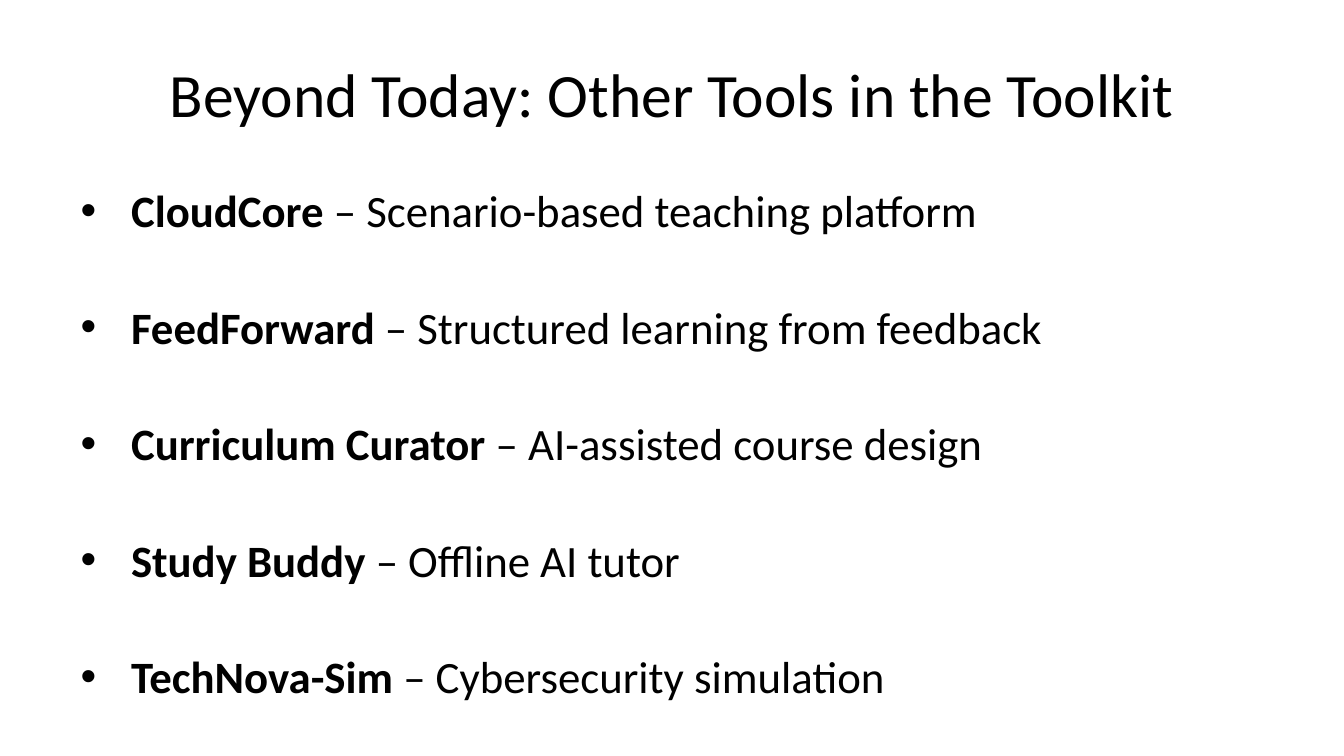
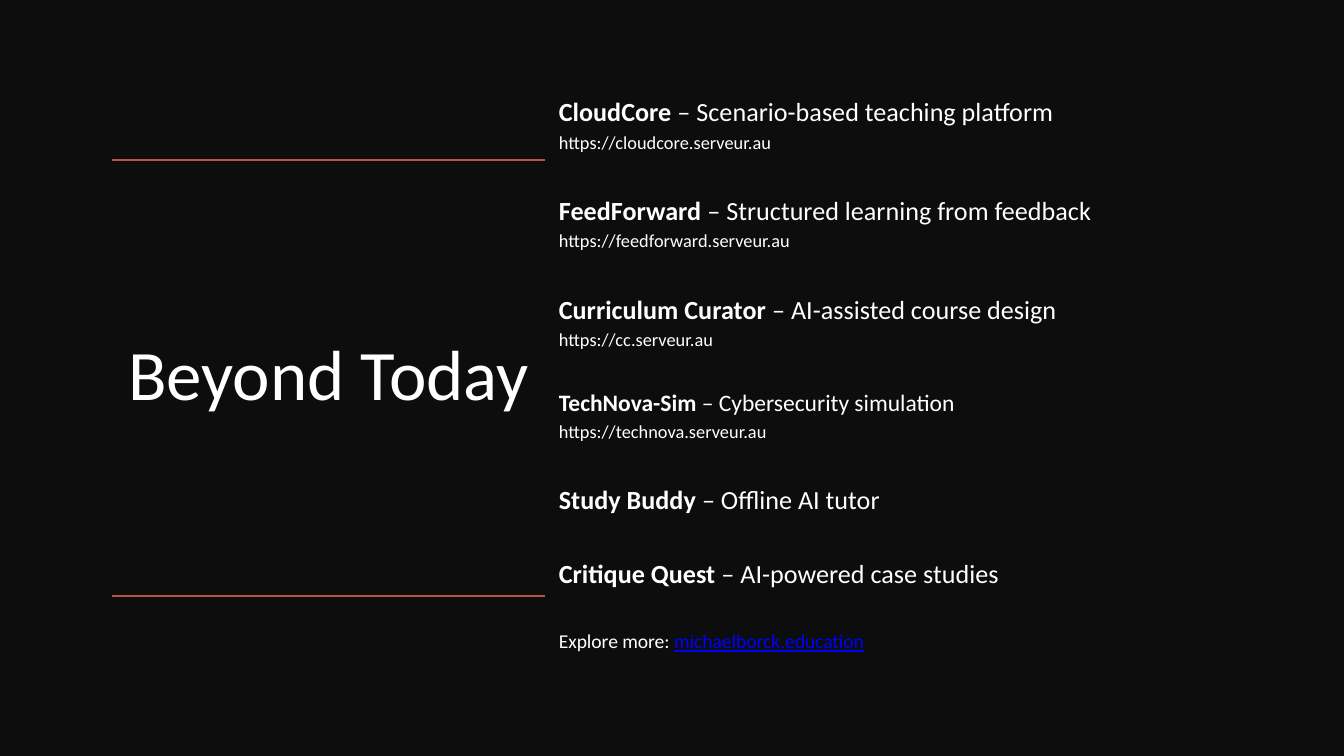
Before and after one commit to michaelborck-education/michaelborck.education, a slide deck: slide 8 of ai/downloads/presentation.pptx (slide 9 before the commit). Drawn at 1344x756 pixels with LibreOffice and Linux fonts; fonts in the diff are those of the drawing. Boxes give left, top, right and bottom in pixels: in the first picture for what was removed or moved away, otherwise in the second. Text is boxed around its words. In the diff, an @@ line names an element or a change of style, - is before the commit and + after.

```diff
--- a/ai/downloads/presentation.pptx
+++ b/ai/downloads/presentation.pptx
@@ rectangle added at [0,0,1344,755], fill #0D0D0D @@
@@ text "CloudCore – Scenario-based teaching platform": place and size @@
-text "CloudCore – Scenario-based teaching platform" at [131,195,1042,694]
+text "CloudCore – Scenario-based teaching platform" at [559,102,1091,652]
@@ text "CloudCore – Scenario-based teaching platform" at [559,102,1091,652]: vertical alignment top to middle @@
@@ text at [559,102,1091,652]: size 24 to 14 pt in "CloudCore – Scenario-based teaching platform", "FeedForward – Structured learning from feedback", "Curriculum Curator – AI-assisted course design", "Study Buddy – Offline AI tutor" and 1 more places; text colour #000000 to #FFFFFF in "CloudCore – Scenario-based teaching platform", "FeedForward – Structured learning from feedback", "Curriculum Curator – AI-assisted course design", "Study Buddy – Offline AI tutor" and 2 more places; size 24 to 10.5 pt in "Explore more: michaelborck.education"; bullet • to none; less space between paragraphs @@
@@ text at [559,136,771,152]: paragraph added @@
+https://cloudcore.serveur.au
@@ line added from (546, 160) to (112, 160), #C0504D 1 pt @@
@@ text at [559,234,790,250]: paragraph added @@
+https://feedforward.serveur.au
@@ title at [128,350,529,412]: text changed; size 33 to 38 pt; text colour #000000 to #FFFFFF @@
-Beyond Today: Other Tools in the Toolkit
+Beyond Today
@@ text at [559,333,954,441]: paragraphs added @@
+https://cc.serveur.au
+TechNova-Sim – Cybersecurity simulation
+https://technova.serveur.au
@@ line added from (546, 597) to (112, 597), #C0504D 1 pt @@
@@ text at [131,661,885,694]: paragraph removed @@
-• TechNova-Sim – Cybersecurity simulation
```
Also in this commit, not shown: 10 other slides changed, 2 slides removed, 1 other file.
